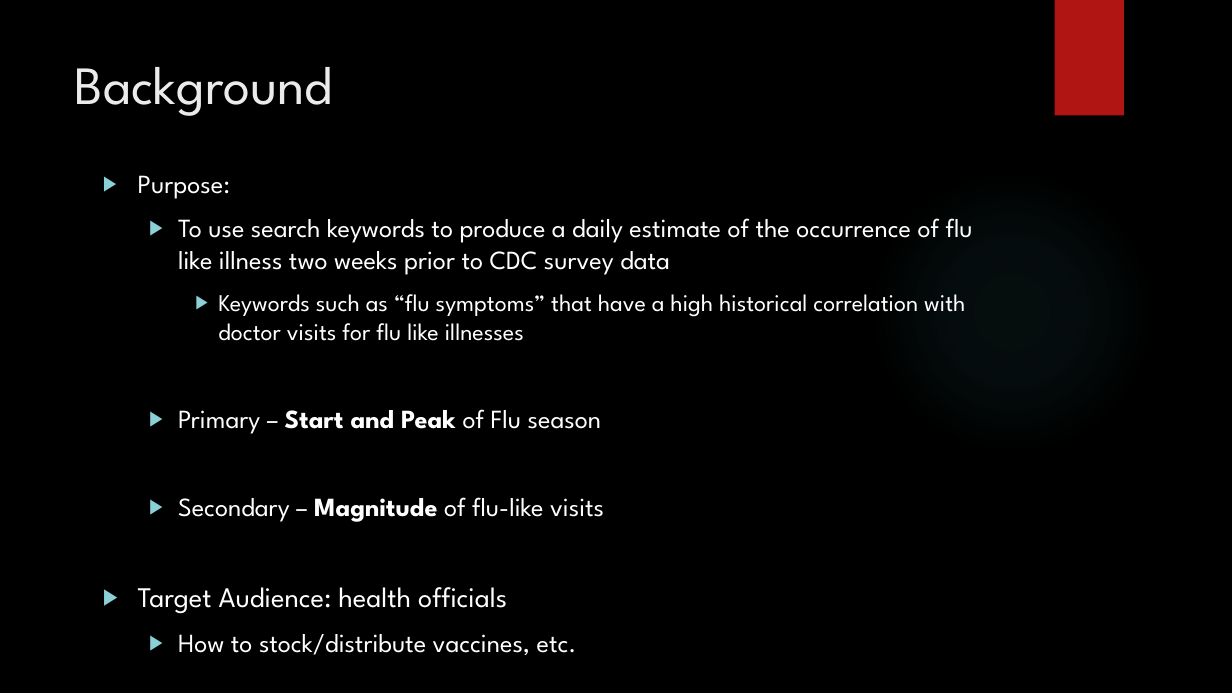
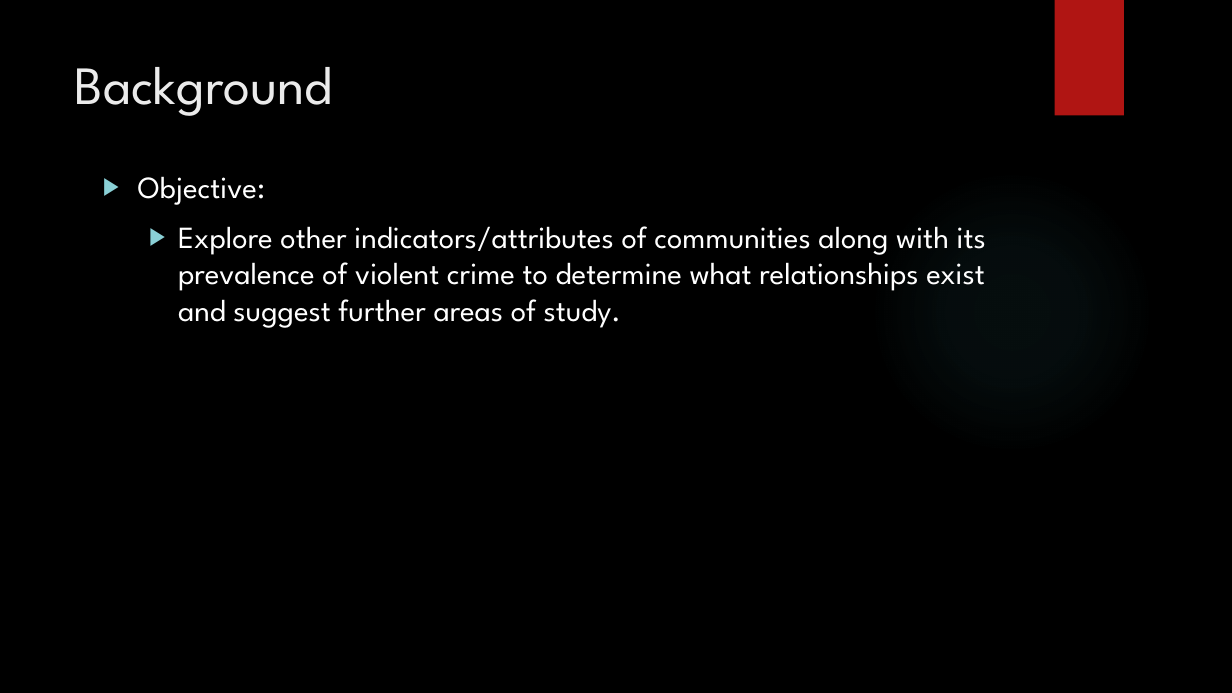
Before and after one commit to Polo08816/DataMining, a slide deck: slide 4 of GroupProject/GroupProject.pptx (slide 3 before the commit). Drawn at 1232x693 pixels with LibreOffice and Linux fonts; fonts in the diff are those of the drawing; background and template pictures are left out. Boxes give left, top, right and bottom in pixels: in the first picture for what was removed or moved away, otherwise in the second. Text is boxed around its words. In the diff, an @@ line names an element or a change of style, - is before the commit and + after.

```diff
--- a/GroupProject/GroupProject.pptx
+++ b/GroupProject/GroupProject.pptx
@@ text at (x1=138, y1=176, x2=986, y2=328): text changed; size 20.4 to 24 pt @@
-▶ Purpose:
-  ▶ To use search keywords to produce a daily estimate of the occurrence of flu like illness two weeks prior to CDC survey data
-    ▶ Keywords such as “flu symptoms” that have a high historical correlation with doctor visits for flu like illnesses
-  ▶ Primary – Start and Peak of Flu season
-  ▶ Secondary – Magnitude of flu-like visits
-▶ Target Audience: health officials
-  ▶ How to stock/distribute vaccines, etc.
+▶ Objective:
+  ▶ Explore other indicators/attributes of communities along with its prevalence of violent crime to determine what relationships exist and suggest further areas of study.
```
Also in this commit, not shown: 1 slide added.
